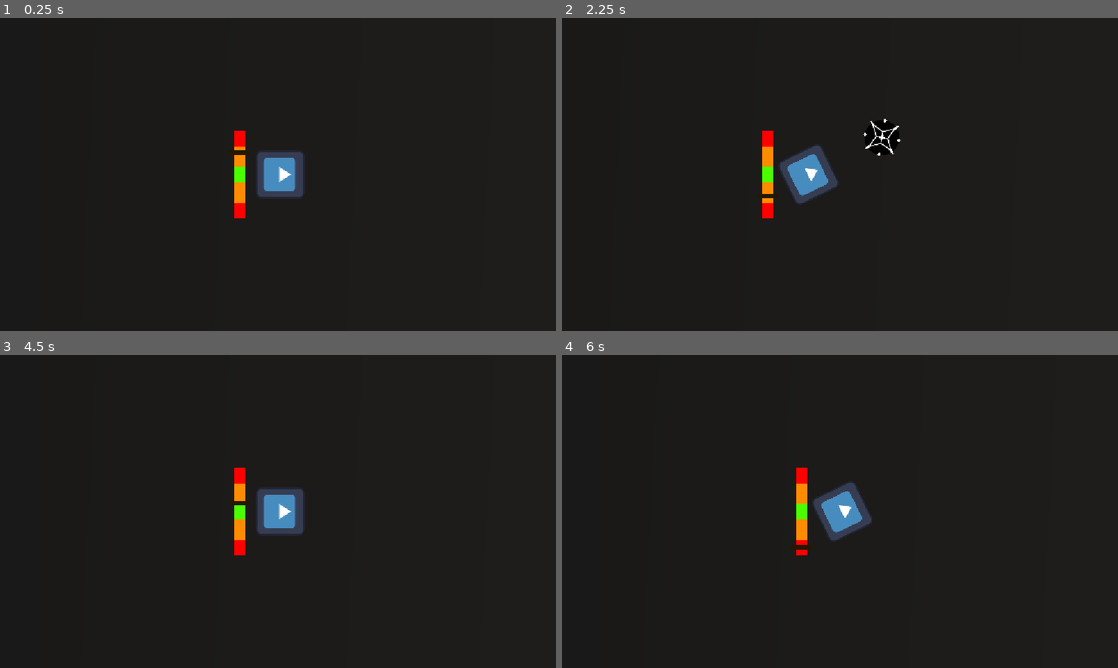
Above: before the commit, frames 1-4 (two rows, left to right).
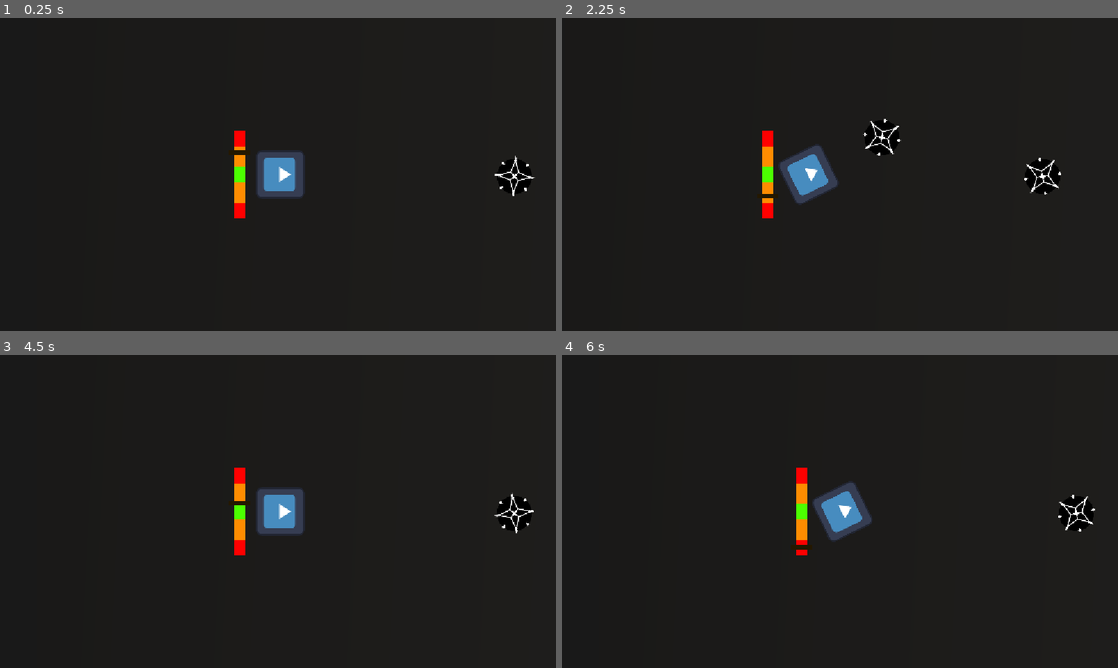
Above: after the commit, the same moments.

Repository: ryder-james/AVerySeriousGameJam
Game: Godot game, scene res://map.tscn
Two runs of this game, one before a commit and one after it. Both use one fixed random seed, a clock stepped at 60 frames per second and the inputs below. The engine's default icon, where the game draws it, is replaced by a stand-in: a white triangle on a blue panel in a dark square.
Inputs:
- Up to frame 1 (0.25 s): no input
- Up to frame 2 (2.25 s): hold A (ccw) 0.53-1.28 s; tap D (cw) at 1.35 s; tap Space (launch) at 2.1 s
- Up to frame 3 (4.5 s): tap A (ccw) at 2.85 s; hold D (cw) 3.53-4.28 s; tap Space (launch) at 4.35 s
- Up to frame 4 (6 s): hold A (ccw) 5.03-5.78 s; tap D (cw) at 5.85 s

The runs differ from the first frame. In frame 1, 0.6% of the frame differs, in the area x 88-97%, y 44-57%; in frame 2, 0.6%; in frame 3, 0.6%; in frame 4, 0.6%.

Commit message:
Add testing enemy to scene

Diff:
--- a/map.tscn
+++ b/map.tscn
@@ -2,6 +2,7 @@
 
 [ext_resource type="PackedScene" uid="uid://bwpfbwm75cowr" path="res://beyblade/beyblade.tscn" id="1_e0an3"]
 [ext_resource type="PackedScene" uid="uid://dhgk3hubrdxdw" path="res://beyblade/launcher.tscn" id="2_p5pve"]
+[ext_resource type="PackedScene" uid="uid://dc5slvb8uo1vp" path="res://enemy.tscn" id="4_p5pve"]
 [ext_resource type="Texture2D" uid="uid://cjwdr17fkjfje" path="res://bg.png" id="7_71pa8"]
 
 [sub_resource type="PhysicsMaterial" id="PhysicsMaterial_71pa8"]
@@ -45,3 +46,6 @@
 position = Vector2(16000, 0)
 rotation = 3.1415927
 texture = ExtResource("7_71pa8")
+
+[node name="Enemy" parent="." unique_id=1776879099 instance=ExtResource("4_p5pve")]
+position = Vector2(760, 5)
